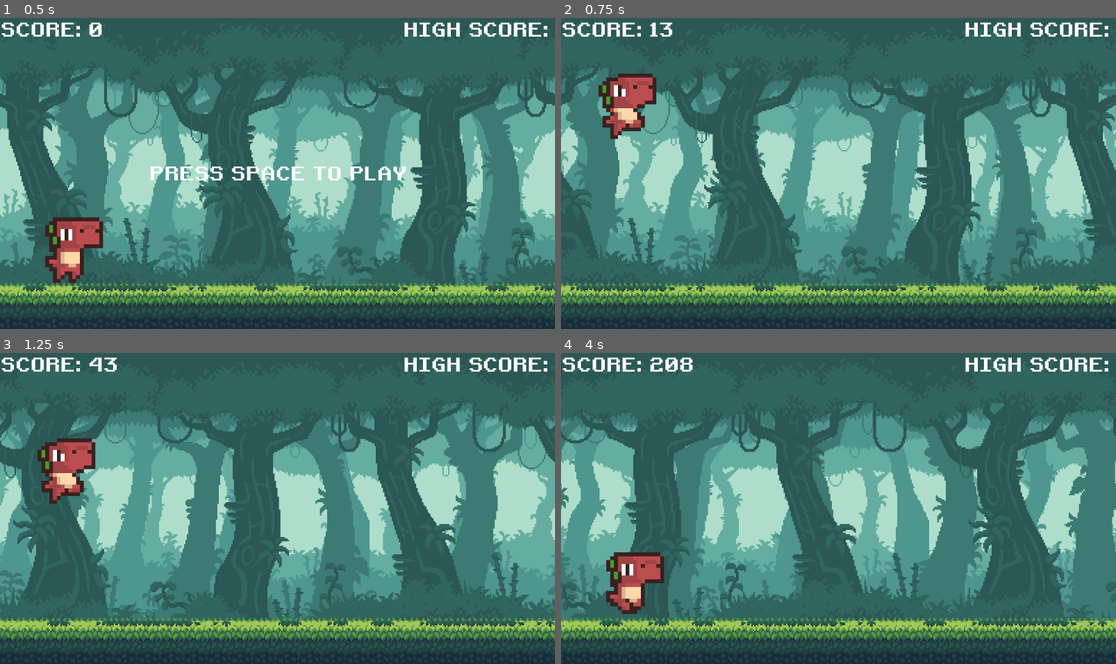
Above: before the commit, frames 1-4 (two rows, left to right).
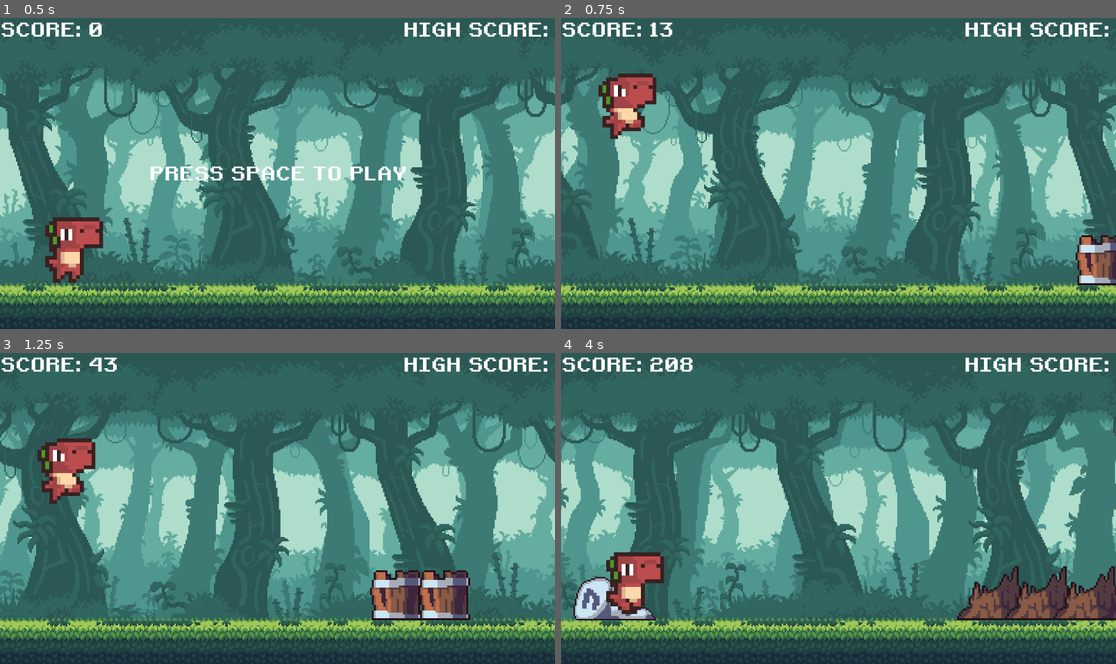
Above: after the commit, the same moments.

Repository: Juanfe008/Run-Game
Game: Godot game, scene res://scenes/main.tscn
Same seed, same stepped clock (60 frames per second), same inputs: the game is played once before the commit and once after it.
Inputs:
- Up to frame 1 (0.5 s): no input
- Up to frame 2 (0.75 s): tap Space at 0.5 s
- Up to frame 3 (1.25 s): tap Enter (ui_accept) at 0.77 s
- Up to frame 4 (4 s): tap Enter (ui_accept) at 1.52, 3.02, 3.77 s; hold Down (ui_down) 2.03-2.78 s

Frame 1 is identical in both runs. In frame 2, 1.1% of the frame differs, in the area x 92-100%, y 69-86%; in frame 3, 2.7%; in frame 4, 4.4%, in the area x 2-100%, y 68-86%.

Commit message:
mainScript: Obstacle spawner

Diff:
--- a/scenes/main.gd
+++ b/scenes/main.gd
@@ -1,4 +1,13 @@
 extends Node
+
+# Preload obstacles
+var stump_scene = preload("res://scenes/stump.tscn")
+var rock_scene = preload("res://scenes/rock.tscn")
+var barrel_scene = preload("res://scenes/barrel.tscn")
+var bird_scene = preload("res://scenes/bird.tscn")
+var obstacle_types := [stump_scene, rock_scene, barrel_scene]
+var obstacles : Array
+var bird_heights := [200, 390]
 
 # Game variables
 const PLAYER_START_POS := Vector2(150, 485)
@@ -10,12 +19,15 @@
 const MAX_SPEED : int = 25
 const SPEED_MODIFIER: int = 5000
 var screen_size : Vector2i
+var ground_height : int
 var game_running : bool
+var last_obs
 
 
 # Called when the node enters the scene tree for the first time.
 func _ready() -> void:
 	screen_size = get_window().size
+	ground_height = $Ground.get_node("Sprite2D").texture.get_height()
 	new_game()
 
 func new_game() -> void:
@@ -40,6 +52,9 @@
 		if speed > MAX_SPEED:
 			speed = MAX_SPEED
 
+		# Generate obstacles
+		generate_obs()
+
 		# Move player and camera
 		$Player.position.x += speed
 		$Camera2D.position.x += speed
@@ -56,5 +71,25 @@
 			game_running = true
 			$HUD.get_node("StartLabel").hide()
 
+func generate_obs():
+	#generate ground obstacles
+	if obstacles.is_empty() or last_obs.position.x < score + randi_range(300, 500):
+		var obs_type = obstacle_types[randi() % obstacle_types.size()]
+		var obs
+		var max_obs = 3
+		for i in range(randi() % max_obs + 1):
+			obs = obs_type.instantiate()
+			var obs_height = obs.get_node("Sprite2D").texture.get_height()
+			var obs_scale = obs.get_node("Sprite2D").get_scale()
+			var obs_x : int = screen_size.x + score + 100 + (i * 100)
+			var obs_y : int = screen_size.y - ground_height - (obs_height * obs_scale.y /2) + 5
+			last_obs = obs
+			add_obs(obs, obs_x, obs_y)
+
+func add_obs(obs, x, y):
+		obs.position = Vector2i(x, y)
+		add_child(obs)
+		obstacles.append(obs)
+
 func show_score():
 	$HUD.get_node("ScoreLabel").text = "SCORE: " + str(score / SCORE_MODIFIER)
